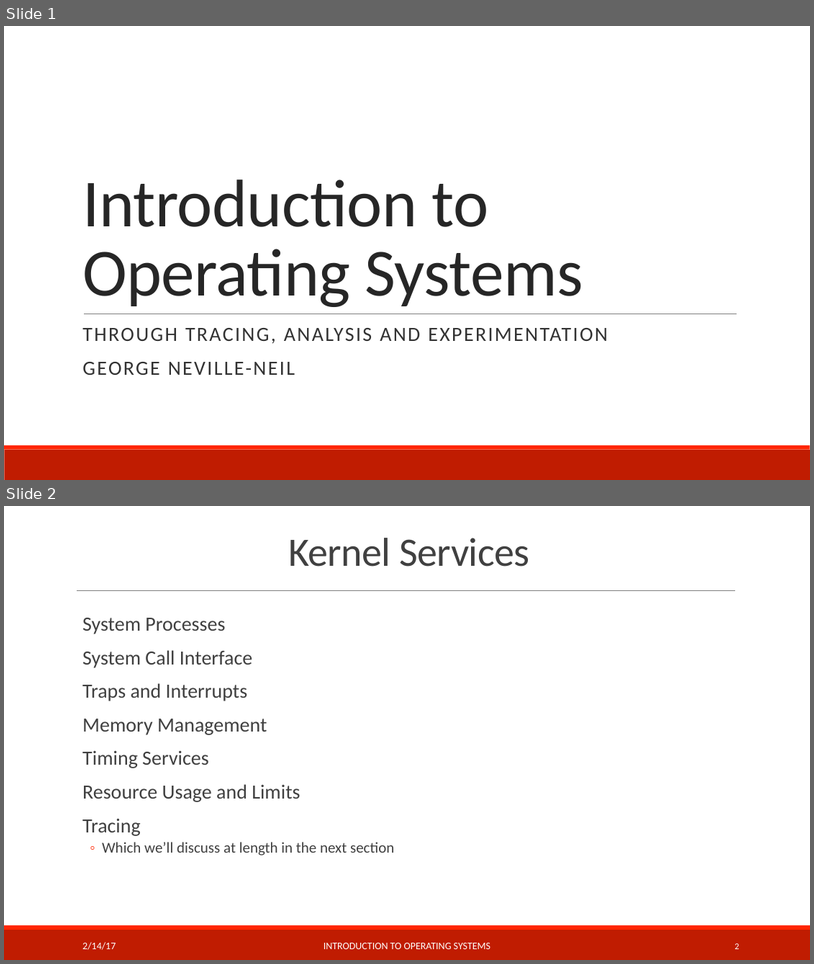
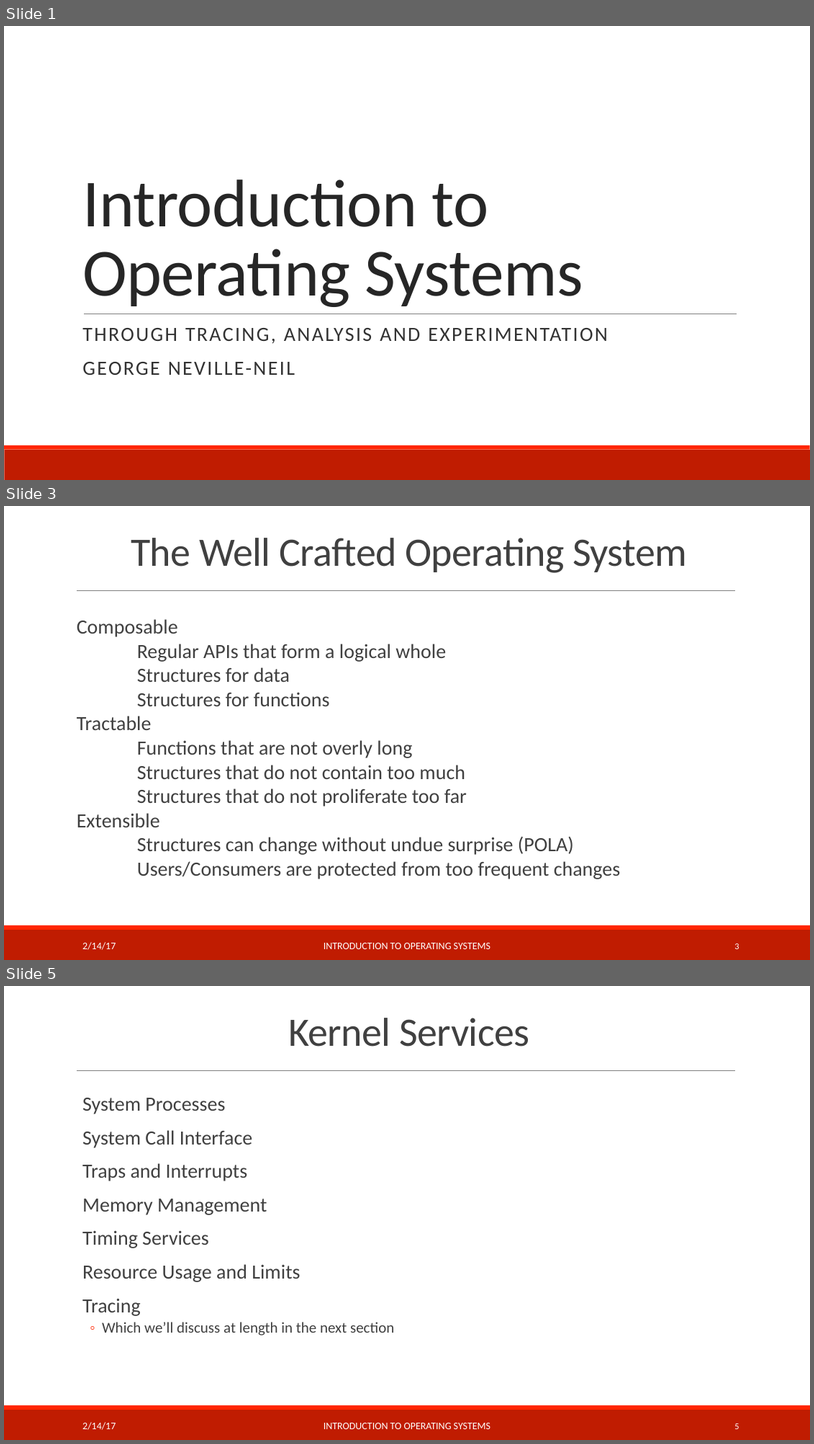
Before and after one commit to teachbsd/course, a slide deck: undergraduate/lectures/kernel-services.pptx. Shown one above the other, each under a label of ours: slides 1 and 2 before the commit, slides 1, 3 and 5 after it; the slides between them are not shown. The pictures are 814x964 and 814x1444 pixels, drawn with LibreOffice and Linux fonts; fonts in the diff are those of the drawing; background and template pictures are left out. Boxes give left, top, right and bottom in pixels: in the first picture for what was removed or moved away, otherwise in the second. Text is boxed around its words. In the diff, an @@ line names an element or a change of style, - is before the commit and + after.

```diff
--- a/undergraduate/lectures/kernel-services.pptx
+++ b/undergraduate/lectures/kernel-services.pptx
@@ slide 3 added at box(4, 506, 810, 960), background #FFFFFF; not listed: 3 template elements that a slide beside it also shows @@
@@ title added at box(131, 538, 687, 573), 48 pt, text #404040 @@
+The Well Crafted Operating System
@@ text added at box(77, 619, 620, 879), 24 pt, text #404040 @@
+Composable
+Regular APIs that form a logical whole
+Structures for data
+Structures for functions
+Tractable
+Functions that are not overly long
+Structures that do not contain too much
+Structures that do not proliferate too far
+Extensible
+Structures can change without undue surprise (POLA)
+Users/Consumers are protected from too frequent changes
@@ text added at box(82, 942, 116, 950), 12 pt, text #FFFFFF @@
+2/14/17
@@ text added at box(324, 942, 491, 949), 12 pt, text #FFFFFF @@
+INTRODUCTION TO OPERATING SYSTEMS
@@ page number added at box(735, 943, 739, 949), 10.5 pt, text #FFFFFF @@
+3
@@ what was slide 2 is now slide 5 @@
@@ page number at box(735, 1423, 739, 1429): text changed @@
-2
+5
```
Also in this commit, not shown: 2 other slides added.
